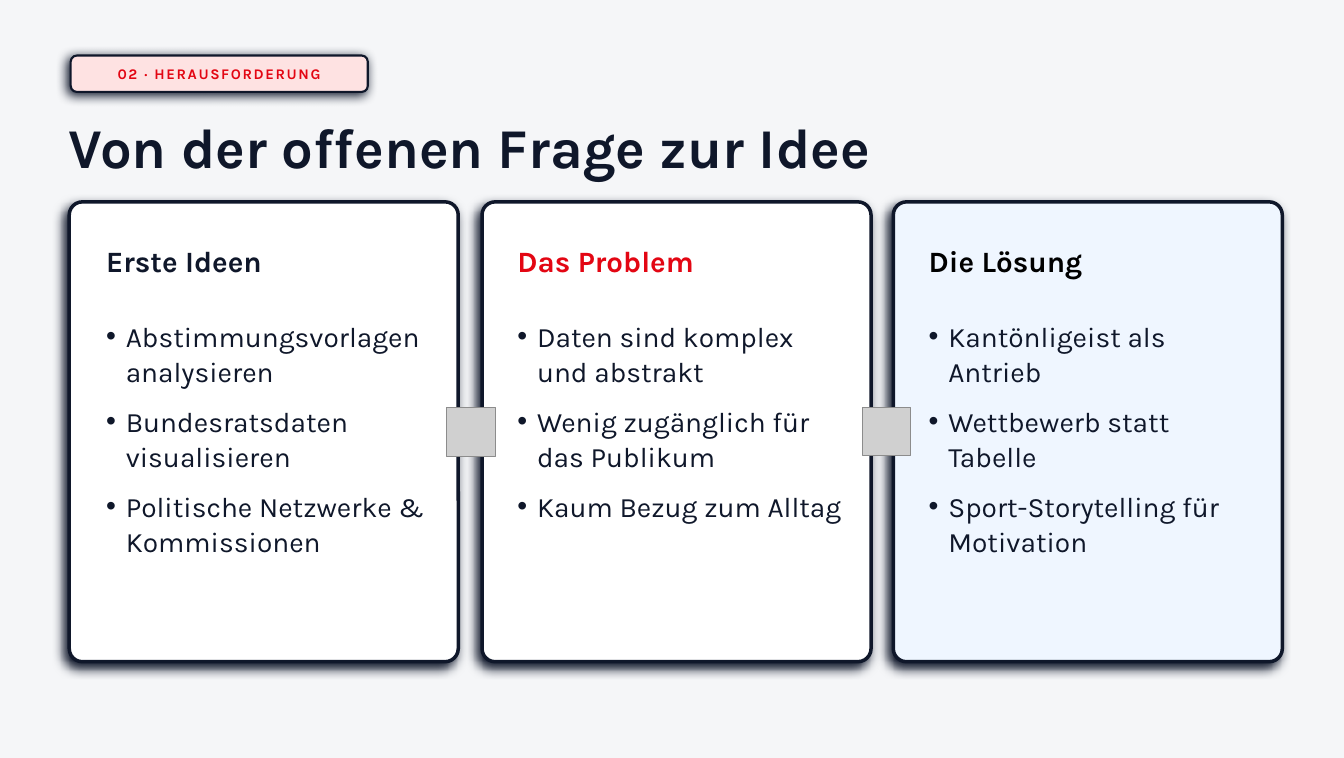
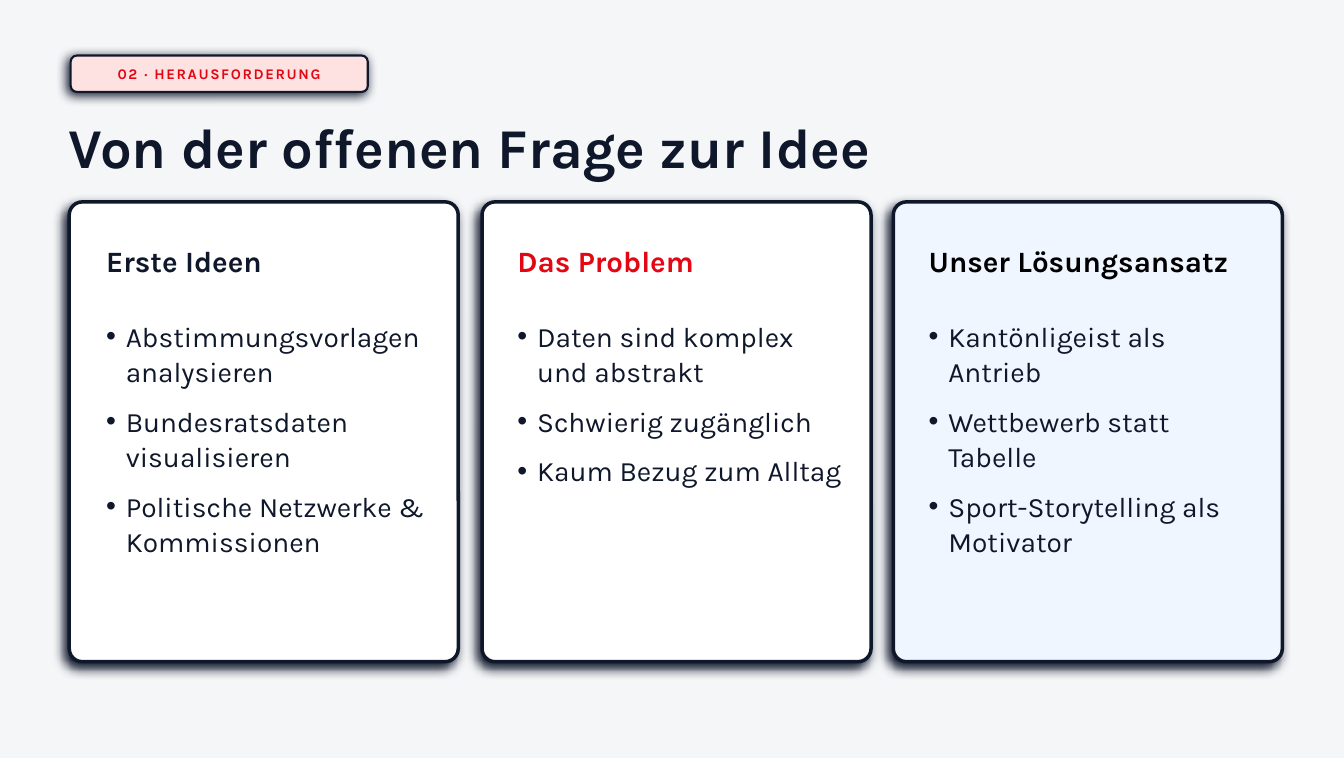
Before and after one commit to swiss/govtech_hackathon_vote_participation_leaderboard, a slide deck: slide 3 of Democracy_Race_Pitch.pptx. Drawn at 1344x758 pixels with LibreOffice and Linux fonts; fonts in the diff are those of the drawing; grey boxes stand for pictures. Boxes give left, top, right and bottom in pixels: in the first picture for what was removed or moved away, otherwise in the second. Text is boxed around its words. In the diff, an @@ line names an element or a change of style, - is before the commit and + after.

Commit message:
small fixes

```diff
--- a/Democracy_Race_Pitch.pptx
+++ b/Democracy_Race_Pitch.pptx
@@ text at (929,251,1228,280): text changed @@
-Die Lösung
+Unser Lösungsansatz
@@ picture removed at (447,407,496,457) @@
@@ text at (537,412,812,439): text changed @@
-• Wenig zugänglich für das Publikum
+• Schwierig zugänglich
@@ picture removed at (863,407,911,456) @@
@@ text at (948,497,1220,553): text changed @@
-• Sport-Storytelling für Motivation
+• Sport-Storytelling als Motivator
```
Also in this commit, not shown: 4 other slides changed.
